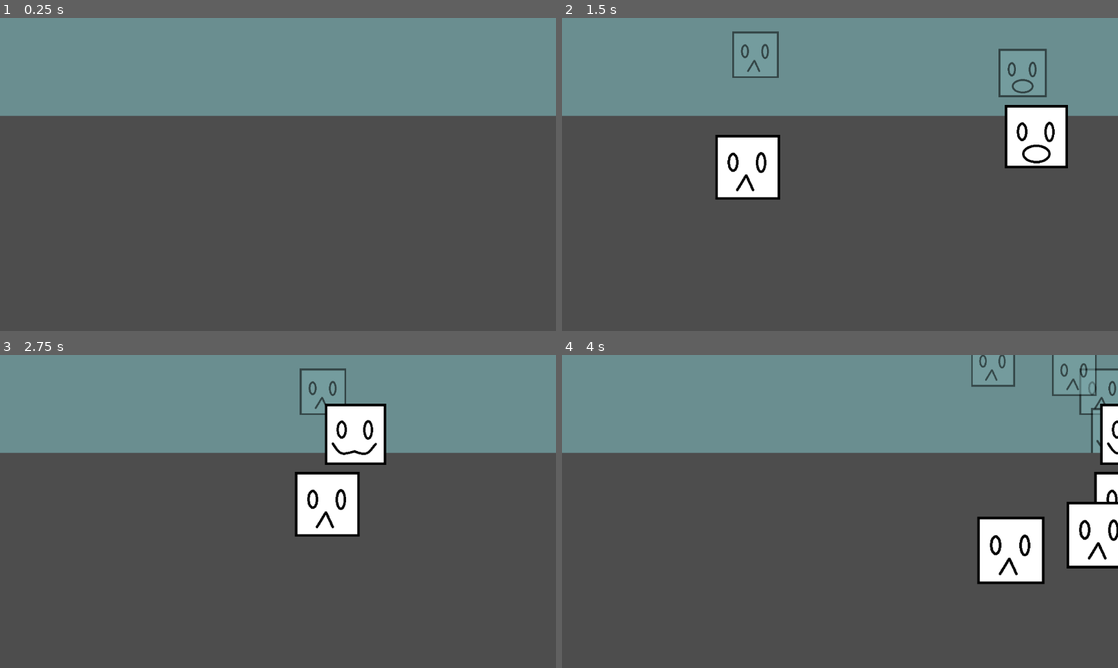
Above: before the commit, frames 1-4 (two rows, left to right).
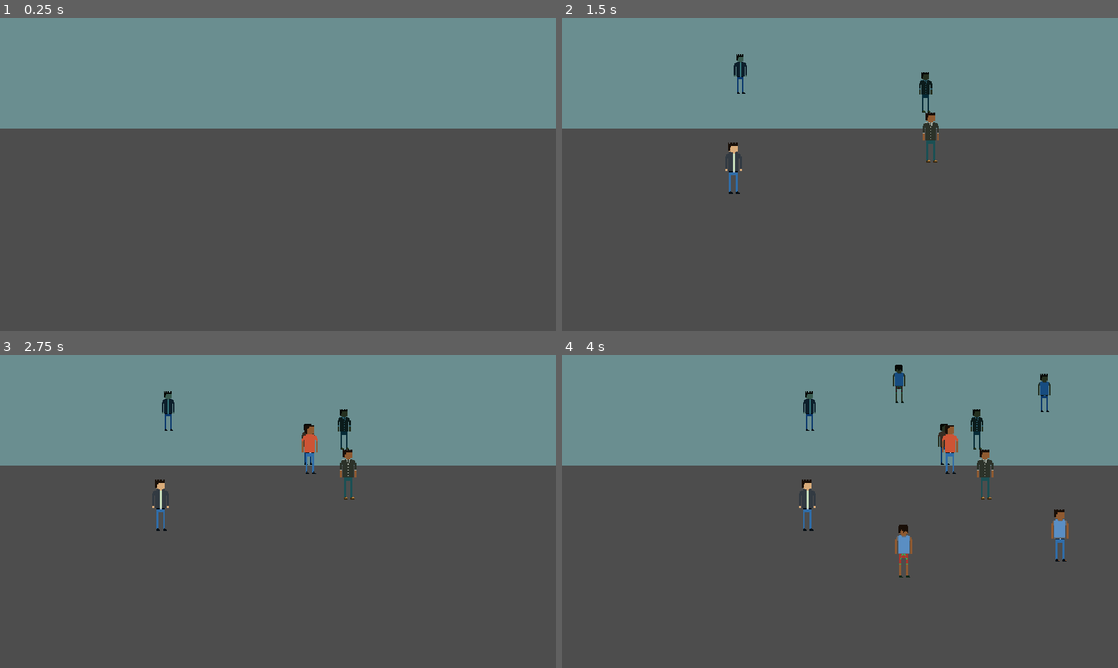
Above: after the commit, the same moments.

Repository: Niimphu/GWJ75
Game: Godot game, scene res://scenes/levels/level.tscn
Same seed, same stepped clock (60 frames per second), same inputs: the game is played once before the commit and once after it.
Inputs (mouse positions are in pixels of both pictures, inside the frame that each line leads up to):
- Up to frame 1 (0.25 s): no input
- Up to frame 2 (1.5 s): tap Enter at 0.5 s; move the mouse to (962, 158) at 0.52 s; hold D (right) 0.53-1.28 s; click (962, 158) at 0.6 s; move the mouse to (728, 190) at 1.27 s; hold Down (ui_down) from 1.28 s (still down); click (728, 190) at 1.35 s
- Up to frame 3 (2.75 s): move the mouse to (333, 442) at 2.02 s; release Down (ui_down) at 2.03 s; hold D (right) from 2.03 s (still down); right-click (333, 442) at 2.1 s; click (333, 442) at 2.3 s
- Up to frame 4 (4 s): move the mouse to (812, 574) at 2.77 s; release D (right) at 2.78 s; hold Up (ui_up) 2.78-3.53 s; click (812, 574) at 2.85 s; move the mouse to (1006, 558) at 3.52 s; hold A (left) from 3.53 s (still down); click (1006, 558) at 3.6 s

The runs differ from the first frame. In frame 1, 4.0% of the frame differs, in the area x 0-100%, y 31-36%; in frame 2, 9.3%; in frame 3, 9.1%; in frame 4, 12%, in the area x 0-100%, y 0-74%.

Commit message:
random spriting

Diff:
--- a/project.godot
+++ b/project.godot
@@ -22,8 +22,11 @@
 
 [display]
 
-window/size/viewport_width=1280
-window/size/viewport_height=720
+window/size/viewport_width=640
+window/size/viewport_height=360
+window/size/window_width_override=1280
+window/size/window_height_override=720
+window/stretch/mode="canvas_items"
 
 [input]
 
@@ -50,5 +53,6 @@
 
 [rendering]
 
+textures/canvas_textures/default_texture_filter=0
 renderer/rendering_method="gl_compatibility"
 renderer/rendering_method.mobile="gl_compatibility"
--- a/scenes/entities/character.gd
+++ b/scenes/entities/character.gd
@@ -2,19 +2,40 @@
 
 @export var is_vampire :=  false
 
-@onready var Sprite := $Sprite2D
+@onready var Base: Sprite2D = $Sprites/Base
+@onready var Body: Sprite2D = $Sprites/Body
+@onready var Face: Sprite2D = $Sprites/Face
+@onready var Legs: Sprite2D = $Sprites/Legs
+@onready var Ray1: RayCast2D= $Ray1
+@onready var Ray2: RayCast2D= $Ray2
 
-var speed = 350
+var speed = 50
 
 var scale_factor: float = 1.0
-var direction := Vector2.RIGHT
+
+var base: int
+var body: int
+var face: int
+var legs: int
 
 signal kill
 
 
 func _ready():
-	speed += RNG.randi_in_range(-25, 25)
-	await get_tree().create_timer(5).timeout
+	speed += RNG.randi_in_range(-15, 15)
+
+	base = RNG.randi_in_range(1, 3) * 7
+	if base == 7:
+		base = 0
+	body = RNG.randi_in_range(0, 6)
+	face = RNG.randi_in_range(0, 13)
+	legs = RNG.randi_in_range(0, 3) * 7
+
+	Base.frame = base
+	Body.frame = body
+	Face.frame = face
+	Legs.frame = legs
+	await get_tree().create_timer(15).timeout
 	die()
 
 
@@ -24,6 +45,14 @@
 
 
 func move() -> void:
+	var direction := Vector2.RIGHT
+
+	if Ray1.is_colliding():
+		direction.y += global_position.distance_to(Ray1.get_collision_point()) / 15
+	elif Ray2.is_colliding():
+		direction.y -= global_position.distance_to(Ray2.get_collision_point()) / 15
+	direction = direction.normalized()
+
 	velocity = direction * speed
 	velocity = velocity.limit_length(speed)
 	move_and_slide()
@@ -36,9 +65,12 @@
 	scale = Vector2(scale_factor, scale_factor)
 
 
-func set_sprite(new_sprite: Texture2D) -> void:
+func set_sprites(SpritePreloader: ResourcePreloader) -> void:
 	await ready
-	Sprite.set_texture(new_sprite)
+	Base.set_texture(SpritePreloader.get_base())
+	Body.set_texture(SpritePreloader.get_body())
+	Face.set_texture(SpritePreloader.get_face())
+	Legs.set_texture(SpritePreloader.get_legs())
 
 
 func die() -> void:
--- a/scenes/entities/character.tscn
+++ b/scenes/entities/character.tscn
@@ -1,17 +1,67 @@
-[gd_scene load_steps=3 format=3 uid="uid://cx1xbuvmc41o6"]
+[gd_scene load_steps=9 format=3 uid="uid://cx1xbuvmc41o6"]
 
 [ext_resource type="Script" path="res://scenes/entities/character.gd" id="1_l5lut"]
+[ext_resource type="Texture2D" uid="uid://b6ijujv7c72kg" path="res://assets/Base.png" id="2_5bwd2"]
+[ext_resource type="Texture2D" uid="uid://cix436jju2t3p" path="res://assets/Body.png" id="3_ustsw"]
+[ext_resource type="Texture2D" uid="uid://bnt8jmm8uyh4f" path="res://assets/Face.png" id="4_wpnrd"]
+[ext_resource type="Texture2D" uid="uid://bxxokw447202l" path="res://assets/Legs.png" id="5_8wyig"]
+
+[sub_resource type="Animation" id="Animation_vrn1w"]
+resource_name = "walk"
+
+[sub_resource type="AnimationLibrary" id="AnimationLibrary_psri5"]
+_data = {
+"walk": SubResource("Animation_vrn1w")
+}
 
 [sub_resource type="CapsuleShape2D" id="CapsuleShape2D_f7l3l"]
-radius = 5.0
-height = 62.0
+radius = 3.0
+height = 8.0
 
 [node name="Character" type="CharacterBody2D"]
 script = ExtResource("1_l5lut")
 
-[node name="Sprite2D" type="Sprite2D" parent="."]
-offset = Vector2(0, -45)
+[node name="Sprites" type="Node2D" parent="."]
+
+[node name="Base" type="Sprite2D" parent="Sprites"]
+position = Vector2(0, -2)
+texture = ExtResource("2_5bwd2")
+offset = Vector2(0, -26.585)
+hframes = 7
+vframes = 4
+
+[node name="Body" type="Sprite2D" parent="Sprites"]
+position = Vector2(0, -2)
+texture = ExtResource("3_ustsw")
+offset = Vector2(0, -27.09)
+hframes = 7
+
+[node name="Face" type="Sprite2D" parent="Sprites"]
+position = Vector2(0, -2)
+texture = ExtResource("4_wpnrd")
+offset = Vector2(0, -40.59)
+hframes = 7
+vframes = 2
+frame = 12
+
+[node name="Legs" type="Sprite2D" parent="Sprites"]
+position = Vector2(0, -2)
+texture = ExtResource("5_8wyig")
+offset = Vector2(0, -6.055)
+hframes = 7
+vframes = 4
+
+[node name="AnimationPlayer" type="AnimationPlayer" parent="."]
+libraries = {
+"": SubResource("AnimationLibrary_psri5")
+}
 
 [node name="CollisionShape2D" type="CollisionShape2D" parent="."]
 rotation = 1.5708
 shape = SubResource("CapsuleShape2D_f7l3l")
+
+[node name="Ray1" type="RayCast2D" parent="."]
+target_position = Vector2(20, -4)
+
+[node name="Ray2" type="RayCast2D" parent="."]
+target_position = Vector2(20, 4)
--- a/scenes/entities/character_reflection.gd
+++ b/scenes/entities/character_reflection.gd
@@ -13,8 +13,9 @@
 	Character = corresponding_character
 	Character.kill.connect(character_killed)
 
-	var sprite: Sprite2D = Character.get_child(0).duplicate()
+	var sprite: Node2D = Character.get_child(0).duplicate()
 	add_child(sprite)
+	modulate = Color.LIGHT_SKY_BLUE
 
 
 func _process(_delta):
@@ -32,7 +33,6 @@
 	global_position = Vector2(real_pos.x + camera_offset, mirrors_edge - reflection_offset)
 	var scale_factor: float = 2 - Character.scale_factor
 	scale = Vector2(scale_factor, scale_factor)
-	modulate.a = (scale_factor + 0.2) / 2
 
 
 func character_killed() -> void:
--- a/scenes/levels/level.gd
+++ b/scenes/levels/level.gd
@@ -1,6 +1,6 @@
 extends Node2D
 
-@export var CAMERA_SPEED := 200
+@export var CAMERA_SPEED := 100
 
 @onready var Camera: Camera2D = $Camera2D
 @onready var Characters: Node2D = $Characters
@@ -27,7 +27,7 @@
 func spawn_character(spawn_position: Vector2) -> void:
 	var new_character = character_scene.instantiate()
 	new_character.set("global_position", spawn_position)
-	new_character.set_sprite(SpritePreloader.get_random_sprite())
+	new_character.set_sprites(SpritePreloader)
 	Characters.add_child(new_character)
 	if RNG.randi_in_range(0, 9) == 0:
 		new_character.is_vampire = true
--- a/scenes/levels/level.tscn
+++ b/scenes/levels/level.tscn
@@ -2,26 +2,24 @@
 
 [ext_resource type="Script" path="res://scenes/levels/level.gd" id="1_kxtrn"]
 [ext_resource type="Script" path="res://scenes/levels/reflector.gd" id="2_3rbnu"]
-[ext_resource type="Texture2D" uid="uid://ddhh1nc0hirs8" path="res://test/aa.png" id="3_dd0gn"]
-[ext_resource type="Texture2D" uid="uid://bm1hupwfd0k4v" path="res://test/bb.png" id="4_yeb0v"]
-[ext_resource type="Texture2D" uid="uid://b5j7ky61mikxm" path="res://test/cc.png" id="5_wgh7o"]
+[ext_resource type="Texture2D" uid="uid://b6ijujv7c72kg" path="res://assets/Base.png" id="2_ko1fk"]
+[ext_resource type="Texture2D" uid="uid://cix436jju2t3p" path="res://assets/Body.png" id="3_v0q4i"]
+[ext_resource type="Texture2D" uid="uid://bnt8jmm8uyh4f" path="res://assets/Face.png" id="4_vf3l2"]
+[ext_resource type="Texture2D" uid="uid://bxxokw447202l" path="res://assets/Legs.png" id="5_gercw"]
 [ext_resource type="Script" path="res://scenes/levels/sprite_preloader.gd" id="6_jfv5j"]
-[ext_resource type="Script" path="res://scenes/levels/spawners.gd" id="7_noj8o"]
+[ext_resource type="Script" path="res://scenes/levels/spawner.gd" id="7_noj8o"]
 
 [sub_resource type="RectangleShape2D" id="RectangleShape2D_457q7"]
 size = Vector2(1724, 311)
 
 [sub_resource type="RectangleShape2D" id="RectangleShape2D_45cnw"]
-size = Vector2(92, 460.5)
-
-[sub_resource type="RectangleShape2D" id="RectangleShape2D_f0yqb"]
-size = Vector2(92, 460.5)
+size = Vector2(65, 206)
 
 [node name="Level" type="Node2D"]
 script = ExtResource("1_kxtrn")
 
 [node name="SpritePreloader" type="ResourcePreloader" parent="."]
-resources = [PackedStringArray("aa", "bb", "cc"), [ExtResource("3_dd0gn"), ExtResource("4_yeb0v"), ExtResource("5_wgh7o")]]
+resources = [PackedStringArray("Base", "Body", "Face", "Legs"), [ExtResource("2_ko1fk"), ExtResource("3_v0q4i"), ExtResource("4_vf3l2"), ExtResource("5_gercw")]]
 script = ExtResource("6_jfv5j")
 
 [node name="Window" type="Control" parent="."]
@@ -30,10 +28,10 @@
 custom_minimum_size = Vector2(2500, 300)
 layout_mode = 3
 anchors_preset = 0
-offset_left = -620.0
-offset_top = -75.0
-offset_right = 1880.0
-offset_bottom = 225.0
+offset_left = -694.0
+offset_top = -174.0
+offset_right = 1806.0
+offset_bottom = 126.0
 script = ExtResource("2_3rbnu")
 
 [node name="ColorRect" type="ColorRect" parent="Window"]
@@ -52,25 +50,18 @@
 shape = SubResource("RectangleShape2D_457q7")
 
 [node name="Reflections" type="Node2D" parent="Window"]
+y_sort_enabled = true
 
-[node name="Spawners" type="Node2D" parent="."]
+[node name="Spawner" type="Area2D" parent="."]
+position = Vector2(-128, 154)
 script = ExtResource("7_noj8o")
 
-[node name="Left" type="Area2D" parent="Spawners"]
-position = Vector2(-914, 242)
-
-[node name="CollisionShape2D" type="CollisionShape2D" parent="Spawners/Left"]
-position = Vector2(57, 222.75)
+[node name="CollisionShape2D" type="CollisionShape2D" parent="Spawner"]
+position = Vector2(43.5, 88)
 shape = SubResource("RectangleShape2D_45cnw")
 
-[node name="Right" type="Area2D" parent="Spawners"]
-position = Vector2(1940, 231)
-
-[node name="CollisionShape2D" type="CollisionShape2D" parent="Spawners/Right"]
-position = Vector2(57, 217.75)
-shape = SubResource("RectangleShape2D_f0yqb")
-
 [node name="Characters" type="Node2D" parent="."]
+y_sort_enabled = true
 
 [node name="Camera2D" type="Camera2D" parent="."]
-position = Vector2(640, 360)
+position = Vector2(320, 179)
--- /dev/null
+++ b/scenes/levels/spawner.gd
@@ -0,0 +1,3 @@
+extends Area2D
+
+var cooldown: float = 1
--- a/scenes/levels/spawners.gd
+++ /dev/null
@@ -1 +0,0 @@
-extends Node2D
--- a/scenes/levels/sprite_preloader.gd
+++ b/scenes/levels/sprite_preloader.gd
@@ -1,6 +1,13 @@
 extends ResourcePreloader
 
-@onready var options := get_resource_list().size()
+func get_base() -> Texture2D:
+	return get_resource("Base")
 
-func get_random_sprite() -> Texture2D:
-	return get_resource(get_resource_list()[RNG.randi_in_range(0, options - 1)])
+func get_body() -> Texture2D:
+	return get_resource("Body")
+
+func get_face() -> Texture2D:
+	return get_resource("Face")
+
+func get_legs() -> Texture2D:
+	return get_resource("Legs")
Binary file added: assets/Base.png
Not shown, added: assets/Base.png.import
Binary file added: assets/Body.png
Not shown, added: assets/Body.png.import
Binary file added: assets/Face.png
Not shown, added: assets/Face.png.import
Binary file added: assets/Legs.png
Not shown, added: assets/Legs.png.import
